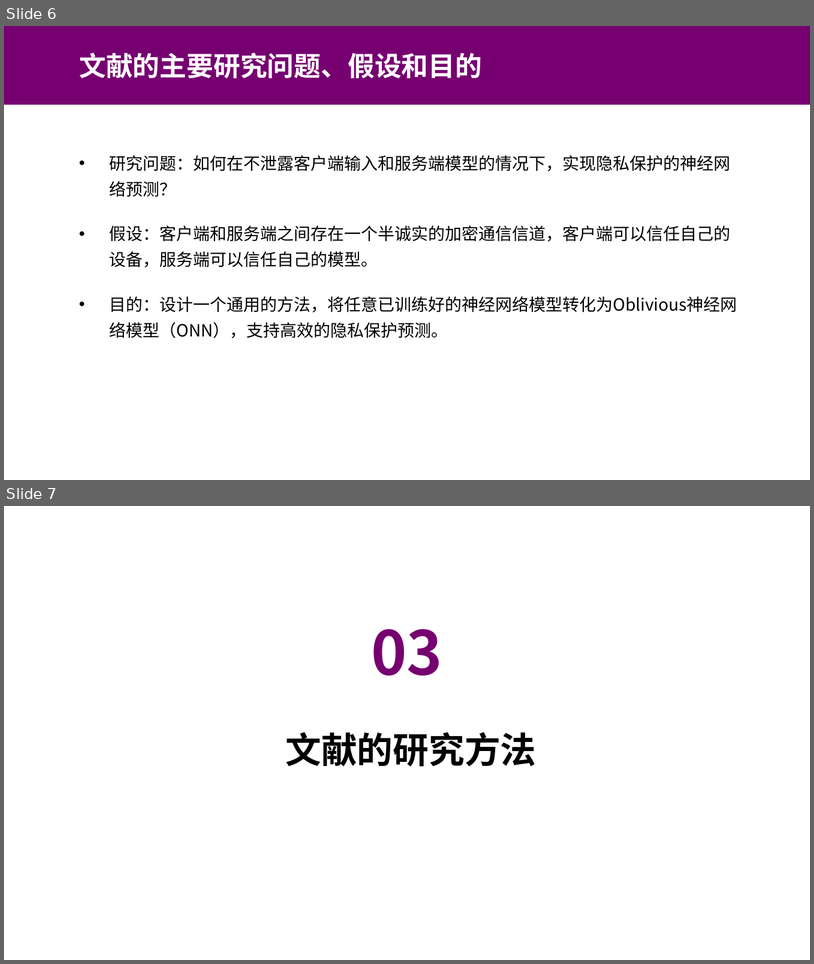
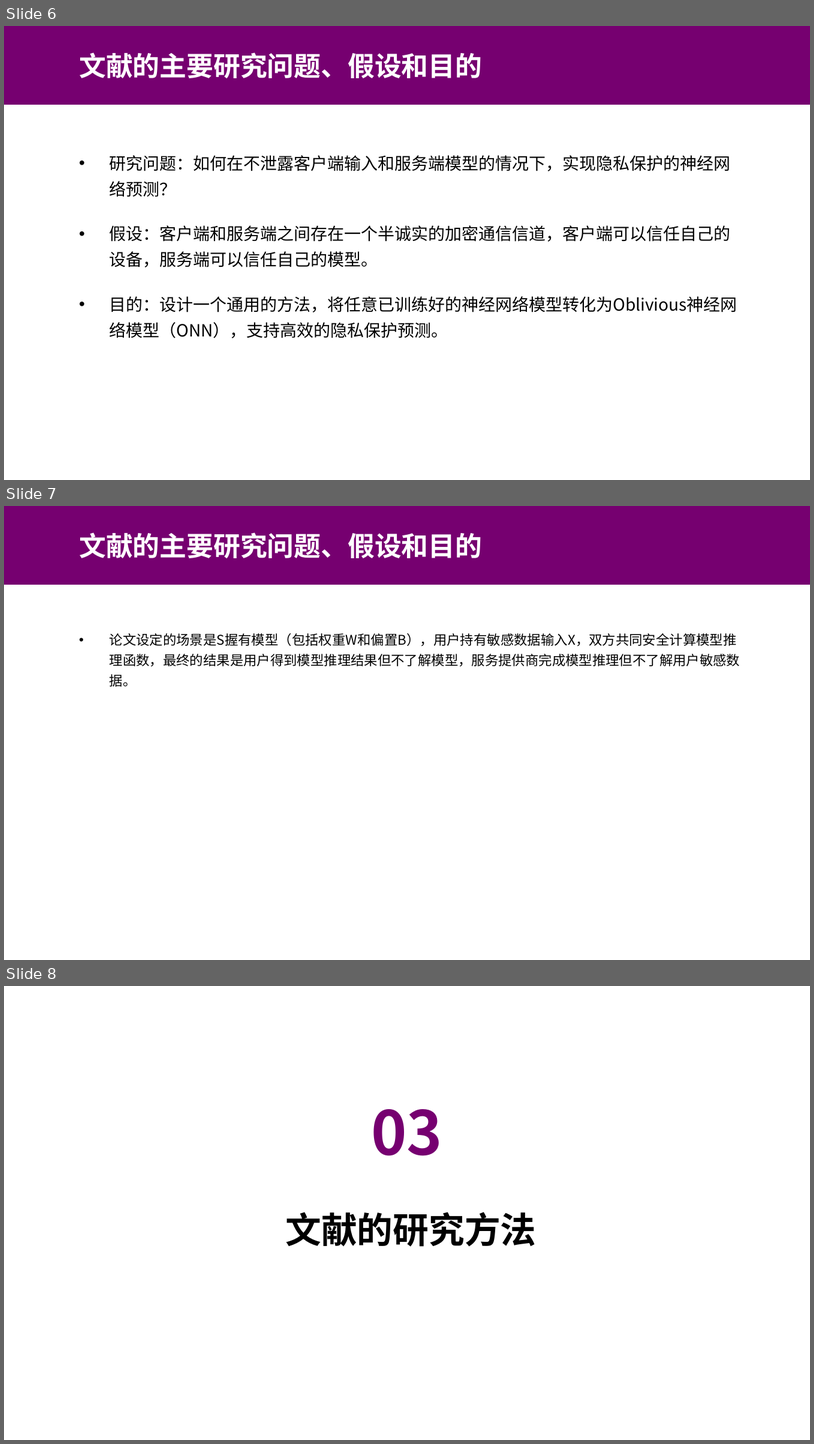
Before and after one commit to Murat2283/For_New_bing_1, a slide deck: 先_大数据安全与隐私_2/Oblivious Neural Network Predictions via MiniONN Transformations.pptx. Shown one above the other, each under a label of ours: slides 6 and 7 before the commit, slides 6, 7 and 8 after it. The pictures are 814x964 and 814x1444 pixels, drawn with LibreOffice and Linux fonts; fonts in the diff are those of the drawing; background and template pictures are left out. Boxes give left, top, right and bottom in pixels: in the first picture for what was removed or moved away, otherwise in the second. Text is boxed around its words. In the diff, an @@ line names an element or a change of style, - is before the commit and + after.

```diff
--- a/先_大数据安全与隐私_2/Oblivious Neural Network Predictions via MiniONN Transformations.pptx
+++ b/先_大数据安全与隐私_2/Oblivious Neural Network Predictions via MiniONN Transformations.pptx
@@ slide 7 added at (4,506,810,960), background #FFFFFF @@
@@ rectangle added at (4,506,810,584), fill #760070 @@
@@ text added at (79,532,482,558), 24 pt, text #FFFFFF, bold @@
+文献的主要研究问题、假设和目的
@@ text added at (110,633,741,687), 12 pt, text #000000 @@
+• 论文设定的场景是S握有模型（包括权重W和偏置B），用户持有敏感数据输入X，双方共同安全计算模型推理函数，最终的结果是用户得到模型推理结果但不了解模型，服务提供商完成模型推理但不了解用户敏感数据。
@@ what was slide 7 is now slide 8 @@
```
Also in this commit, not shown: 5 slides changed, 3 other slides added, 1 slide removed, 25 other files.
